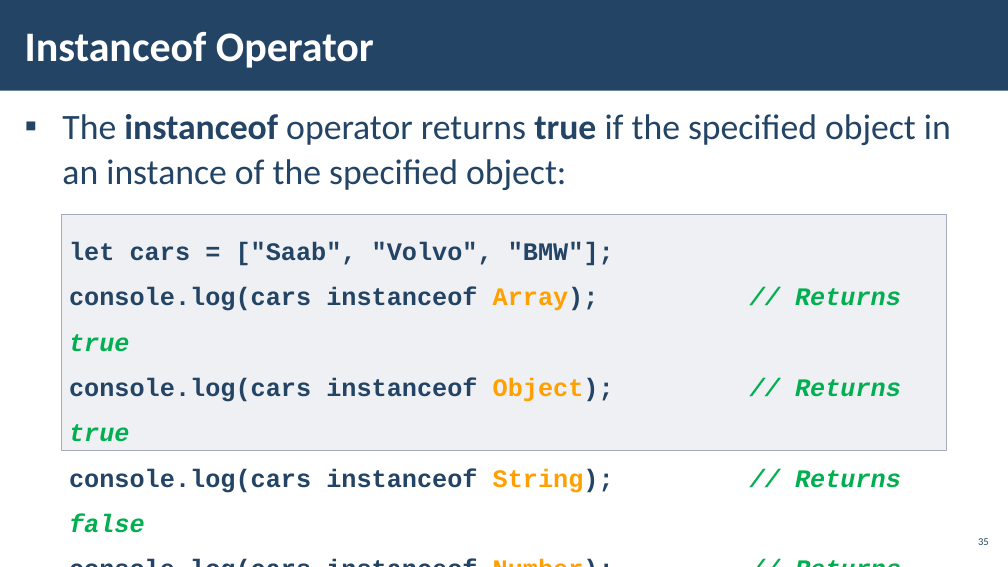
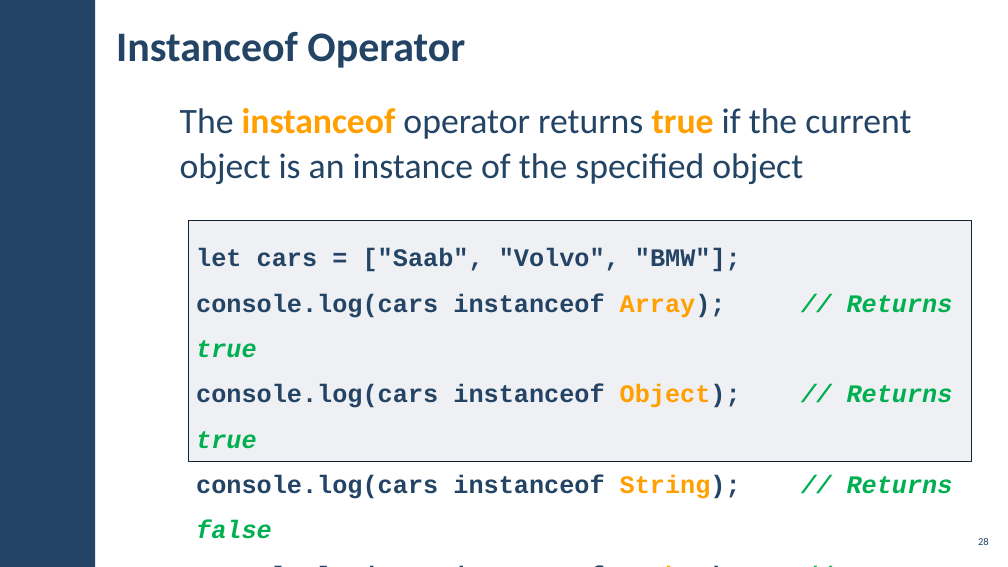
Before and after one commit to pirocorp/JS-Essentials, a slide deck: slide 28 of 01. JAVASCRIPT SYNTAX AND OPERATORS/01. JS-Fundamentals-JavaScript-Syntax-and-Operators.pptx (slide 35 before the commit). Drawn at 1008x567 pixels with LibreOffice and Linux fonts; fonts in the diff are those of the drawing; background and template pictures are left out. Boxes give left, top, right and bottom in pixels: in the first picture for what was removed or moved away, otherwise in the second. Text is boxed around its words. In the diff, an @@ line names an element or a change of style, - is before the commit and + after.

```diff
--- a/01. JAVASCRIPT SYNTAX AND OPERATORS/01. JS-Fundamentals-JavaScript-Syntax-and-Operators.pptx
+++ b/01. JAVASCRIPT SYNTAX AND OPERATORS/01. JS-Fundamentals-JavaScript-Syntax-and-Operators.pptx
@@ rectangle removed at [0,0,1008,91] @@
@@ rectangle added at [0,0,95,567], fill #234465 @@
@@ title "Instanceof Operator": place and size @@
-title "Instanceof Operator" at [25,32,374,68]
+title "Instanceof Operator" at [116,32,465,68]
@@ title "Instanceof Operator" at [116,32,465,68]: text colour #FFFFFF to #234465 @@
@@ text at [180,108,911,184]: text changed @@
-▪ The instanceof operator returns true if the specified object in an instance of the specified object:
+The instanceof operator returns true if the current
+object is an instance of the specified object
@@ rectangle "let cars = ["Saab", "Volvo", ...": place and size @@
-rectangle "let cars = ["Saab", "Volvo", ..." at [62,214,947,450]
+rectangle "let cars = ["Saab", "Volvo", ..." at [189,221,972,462]
@@ rectangle "let cars = ["Saab", "Volvo", ..." at [189,221,972,462]: outline #A3ABBC 1 pt to #112233 1 pt @@
@@ page number at [978,538,989,545]: text changed @@
-35
+28
```
Also in this commit, not shown: 26 other slides changed, 35 slides added, 13 slides removed.
